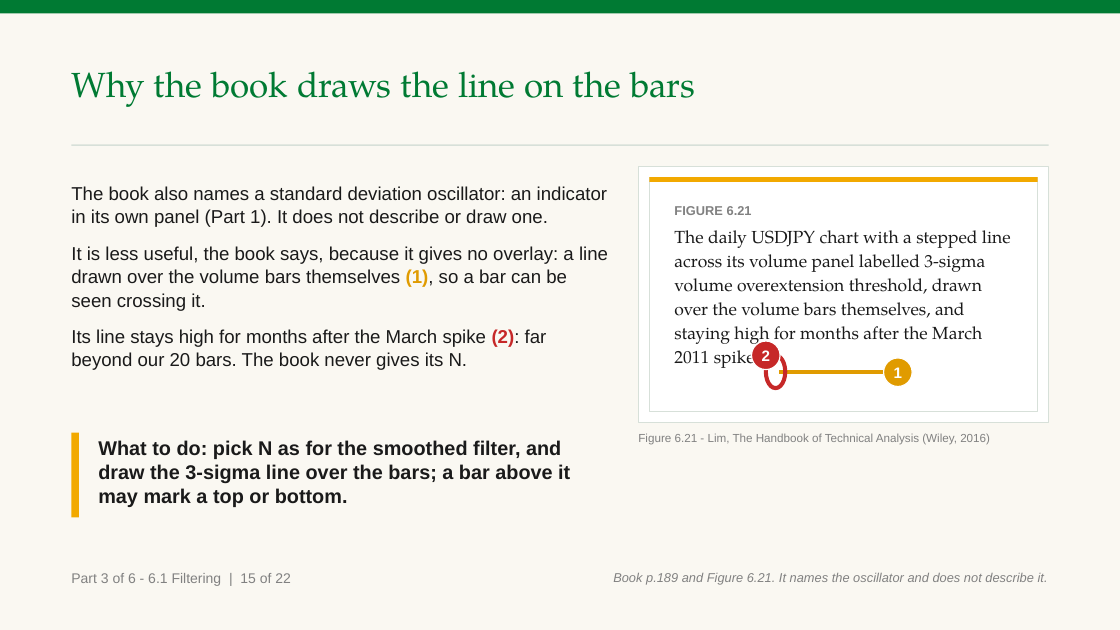
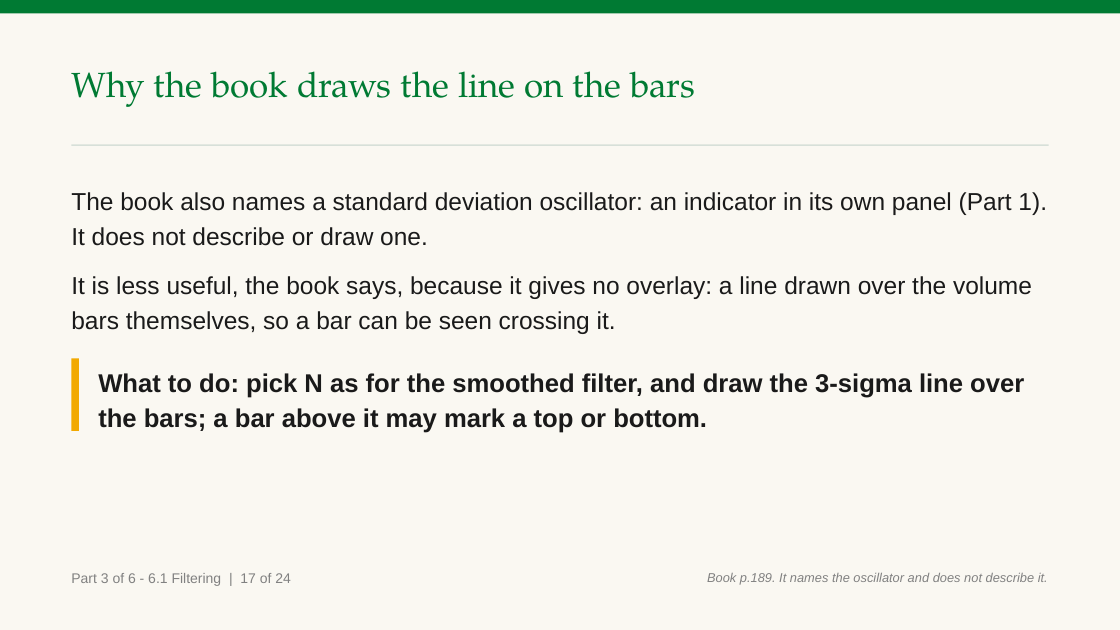
Before and after one commit to benjiesotelo-sudo/Telos_FIN1209, a slide deck: slide 70 of chapter-06/FIN1209-Chapter-06-Student-Edition.pptx (slide 68 before the commit). Drawn at 1120x630 pixels with LibreOffice and Linux fonts; fonts in the diff are those of the drawing. Boxes give left, top, right and bottom in pixels: in the first picture for what was removed or moved away, otherwise in the second. Text is boxed around its words. In the diff, an @@ line names an element or a change of style, - is before the commit and + after.

```diff
--- a/chapter-06/FIN1209-Chapter-06-Student-Edition.pptx
+++ b/chapter-06/FIN1209-Chapter-06-Student-Edition.pptx
@@ rectangle removed at (639, 166, 1049, 423) @@
@@ rectangle removed at (649, 177, 1038, 412) @@
@@ rectangle removed at (649, 177, 1038, 182) @@
@@ text at (71, 192, 1047, 246): size 16 to 21 pt in "The book also names a standard deviation ..."; line spacing 1.05 to 1.18; more space between paragraphs @@
@@ text removed at (674, 206, 1011, 368) @@
-FIGURE 6.21
-The daily USDJPY chart with a stepped line across its volume panel labelled 3-sigma volume overextension threshold, drawn over the volume bars themselves, and staying high for months after the March 2011 spike.
@@ text at (71, 276, 1032, 334): text changed; size 16 to 21 pt @@
-It is less useful, the book says, because it gives no overlay: a line drawn over the volume bars themselves (1), so a bar can be seen crossing it.
-Its line stays high for months after the March spike (2): far beyond our 20 bars. The book never gives its N.
+It is less useful, the book says, because it gives no overlay: a line drawn over the volume bars themselves, so a bar can be seen crossing it.
@@ rectangle: place and size @@
-rectangle at (71, 433, 79, 518)
+rectangle at (71, 359, 79, 431)
@@ ellipse removed at (752, 341, 781, 370) @@
-2
@@ ellipse removed at (766, 355, 786, 388) @@
@@ ellipse removed at (884, 358, 912, 386) @@
-1
@@ text "What to do: pick N ...": place and size @@
-text "What to do: pick N ..." at (98, 440, 570, 507)
+text "What to do: pick N ..." at (98, 373, 1024, 433)
@@ text "What to do: pick N ..." at (98, 373, 1024, 433): size 17 to 22 pt; line spacing 1 to 1.15 @@
@@ line removed from (780, 372) to (898, 372) @@
@@ text removed at (638, 433, 990, 445) @@
-Figure 6.21 - Lim, The Handbook of Technical Analysis (Wiley, 2016)
@@ text at (71, 573, 291, 586): text changed @@
-Part 3 of 6 - 6.1 Filtering | 15 of 22
+Part 3 of 6 - 6.1 Filtering | 17 of 24
@@ text at (707, 573, 1048, 585): text changed @@
-Book p.189 and Figure 6.21. It names the oscillator and does not describe it.
+Book p.189. It names the oscillator and does not describe it.
```
Also in this commit, not shown: 49 other slides changed, 4 slides added, 3 other files.
